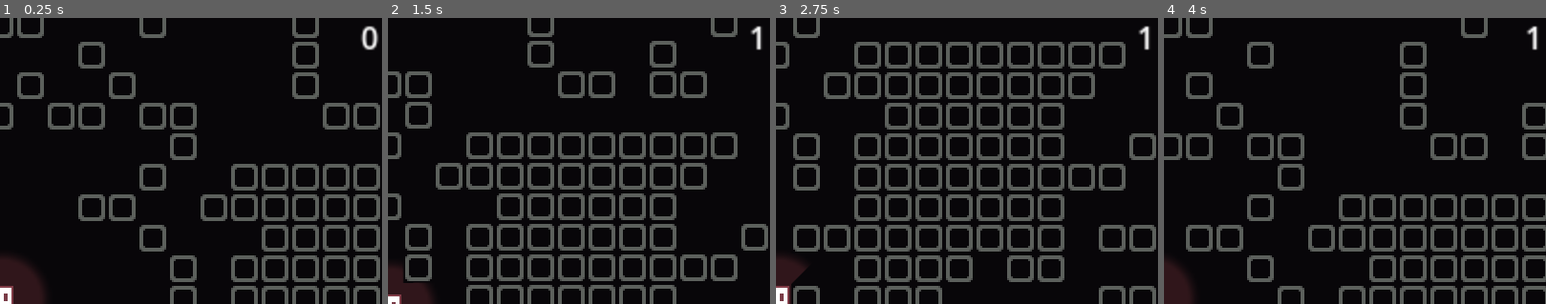
Above: before the commit, frames 1-4 (left to right).
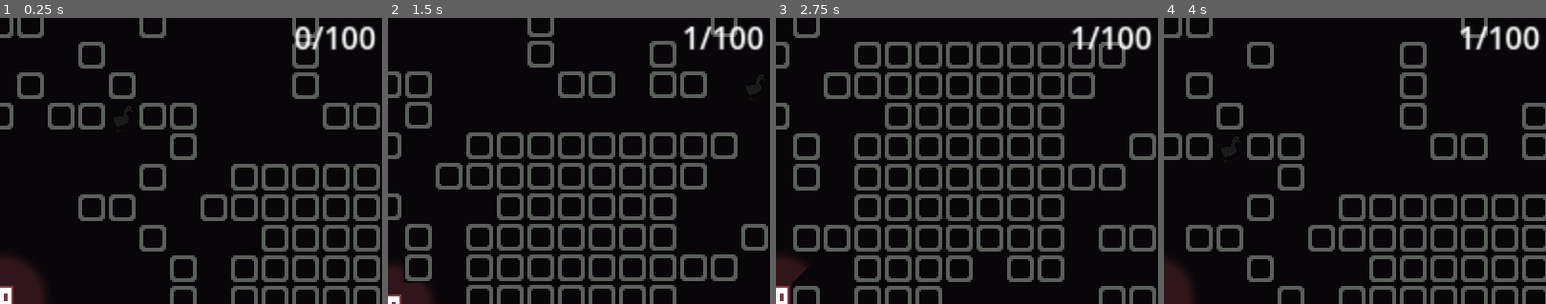
Above: after the commit, the same moments.

Repository: Tyler4Jacobson/JUNE26-GAME-JAM
Game: Godot game, scene res://scenes/game.tscn
Two runs of this game, one before a commit and one after it. Both use one fixed random seed, a clock stepped at 60 frames per second and the inputs below.
Inputs:
- Up to frame 1 (0.25 s): no input
- Up to frame 2 (1.5 s): tap Enter (ui_accept) at 0.5, 0.77 s; hold Right (ui_right) 0.53-1.28 s; hold Down (ui_down) from 1.28 s (still down)
- Up to frame 3 (2.75 s): tap Enter (ui_accept) at 1.52 s; release Down (ui_down) at 2.03 s; hold Right (ui_right) from 2.03 s (still down)
- Up to frame 4 (4 s): tap Enter (ui_accept) at 2.75, 3.02, 3.77 s; release Right (ui_right) at 2.78 s; hold Up (ui_up) 2.78-3.53 s; hold Left (ui_left) from 3.53 s (still down)
The pictures show only the part of the screen within x 50-100%, y 1-51%; the shares and areas given below are measured in that part.

The runs differ from the first frame. In frame 1, 1.2% of the frame differs, in the area x 77-100%, y 2-12%; in frame 2, 1.0%; in frame 3, 1.0%; in frame 4, 1.0%.

Commit message:
cleaning code

Diff:
--- a/scenes/killzone.tscn
+++ b/scenes/killzone.tscn
@@ -3,7 +3,7 @@
 [ext_resource type="Script" uid="uid://dflbo2dnlw23e" path="res://scripts/killzone.gd" id="1_xlapc"]
 
 [node name="killzone" type="Area2D" unique_id=529712816]
-collision_mask = 3
+collision_mask = 2
 script = ExtResource("1_xlapc")
 
 [node name="Timer" type="Timer" parent="." unique_id=1959630146]
--- a/scenes/player.tscn
+++ b/scenes/player.tscn
@@ -40,11 +40,11 @@
 zoom = Vector2(2, 2)
 
 [node name="score" type="Label" parent="Camera2D" unique_id=486832586]
-offset_left = 159.0
+offset_left = 143.0
 offset_top = -149.0
-offset_right = 199.0
+offset_right = 197.0
 offset_bottom = -126.0
-text = "0"
+text = "0/MAX"
 horizontal_alignment = 2
 
 [node name="CollisionShape2D" type="CollisionShape2D" parent="." unique_id=1278099715]
--- a/scripts/enemy.gd
+++ b/scripts/enemy.gd
@@ -10,13 +10,21 @@
 var sprite_node_pos_tween: Tween
 var timer = 0.0
 
+var agro_flag: bool = false
+var agro_range: int = 10
+var follow_range: int = 20
+
 
 # Called every frame. 'delta' is the elapsed time since the previous frame.
 func _physics_process(delta: float) -> void:
-	#print(tile_map.get_children())
+	move_manager(delta)
+
+func move_manager(delta: float) -> void:
+	if player == null or astar_grid == null or tile_map == null:
+		return
+
 	var interval = 0.5
 	# If the player moves, update the path
-	# TODO: This feels really cheap and messy
 	if is_moving:
 		timer += delta
 		if timer >= interval:
@@ -25,13 +33,60 @@
 		return
 	move()
 
+# Move enemy one step toward player along AStar Path
+func move() -> void:
+	# global positions into tile_map's local space
+	var local_enemy_pos = tile_map.to_local(global_position)
+	var local_player_pos = tile_map.to_local(player.global_position)
+
+	# grid coordinates
+	var start_cell = tile_map.local_to_map(local_enemy_pos)
+	var target_cell = tile_map.local_to_map(local_player_pos)
+	var path = astar_grid.get_id_path(start_cell, target_cell)
+
+	# Stop movement if player is out of range
+	# The range is increased when the player gets close
+	# Then the enemy is agrovated
+	if agro_flag:
+		if path.size() > follow_range:
+			is_moving = false
+			agro_flag = false
+			return
+	else:
+		if path.size() > agro_range:
+			is_moving = false
+			agro_flag = false
+			return
+
+	# Take next step along the path
+	var original_position = path.pop_front()
+	if path.is_empty():
+		return
+	var next_position = path[0]
+
+	# stop next to other enemies
+	if is_cell_occupied(next_position):
+		is_moving = true
+		return
+
+	global_position = tile_map.map_to_local(next_position)
+	sprite_2d.global_position = tile_map.map_to_local(original_position)
+
+	# make the enemy sprite slide nicely
+	if sprite_node_pos_tween:
+		sprite_node_pos_tween.kill()
+	sprite_node_pos_tween = create_tween()
+	sprite_node_pos_tween.set_process_mode(Tween.TWEEN_PROCESS_PHYSICS)
+	sprite_node_pos_tween.tween_property(sprite_2d, "global_position", global_position, 0.185)
+
+	is_moving = true
+	agro_flag = true
+
 # Check if a cell holds the player or an enemy
 func is_cell_occupied(target_cell: Vector2i) -> bool:
 	for sibling in get_parent().get_children():
-		if sibling == self:	# or sibling == player
-			continue
-
-		if not sibling.has_method("move"):
+		# skip cells containing the enemy or player
+		if sibling == self or (not sibling.has_method("move")):
 			continue
 
 		# real-world position into grid coordinates
@@ -44,57 +99,3 @@
 
 	# not occupied
 	return false
-
-# Move enemy one step toward player along AStar Path
-func move() -> void:
-	if player == null or astar_grid == null or tile_map == null:
-		return
-
-	# global positions into tile_map's local space
-	var local_enemy_pos = tile_map.to_local(global_position)
-	var local_player_pos = tile_map.to_local(player.global_position)
-
-	# grid coordinates
-	var start_cell = tile_map.local_to_map(local_enemy_pos)
-	var target_cell = tile_map.local_to_map(local_player_pos)
-
-	var path = astar_grid.get_id_path(start_cell, target_cell)
-
-	# Stop movement if player is out of range
-	# TODO: Maybe a smaller 'agro' range, but then a greater range that it will continue to follow for
-	if path.size() > 10:
-		is_moving = false
-		return
-
-	# Take next step along the path
-	var original_position = path.pop_front()
-
-	if path.is_empty():
-		#print("can't find path")
-		return
-
-	var next_position = path[0]
-
-	# stop next to other enemies
-	if is_cell_occupied(next_position):
-		is_moving = true
-		return
-
-	# stop next to player
-	#if next_position == target_cell:
-		#is_moving = true
-		#return
-
-	global_position = tile_map.map_to_local(next_position)
-	sprite_2d.global_position = tile_map.map_to_local(original_position)
-
-	if sprite_node_pos_tween:
-		sprite_node_pos_tween.kill()
-	sprite_node_pos_tween = create_tween()
-	sprite_node_pos_tween.set_process_mode(Tween.TWEEN_PROCESS_PHYSICS)
-	sprite_node_pos_tween.tween_property(sprite_2d, "global_position", global_position, 0.185)
-
-	#print("original_position = ", original_position)
-	#print("next_position = ", path[0])
-
-	is_moving = true
--- a/scripts/game.gd
+++ b/scripts/game.gd
@@ -45,7 +45,7 @@
 	assign_data_to_spawned_scenes()
 
 	#place collectibles
-	var coin_count = 50
+	var coin_count = game_manager.get_coin_count()
 	for x in range(coin_count):
 		if not safe_spots.is_empty():
 			var location = safe_spots.pop_back()
--- a/scripts/game_manager.gd
+++ b/scripts/game_manager.gd
@@ -3,6 +3,7 @@
 class_name game_manager
 
 static var score: int = 0
+static var coin_count: int = 100
 
 func _ready() -> void:
 	score = 0
@@ -12,3 +13,6 @@
 
 static func get_score() -> int:
 	return score
+
+static func get_coin_count() -> int:
+	return coin_count
--- a/scripts/killzone.gd
+++ b/scripts/killzone.gd
@@ -2,11 +2,10 @@
 
 @onready var timer = $Timer
 
+# killzone collision mask on layer 2
+# same as the player layer
 func _on_body_entered(body: Node2D) -> void:
-	#print(body.name)
-	if (body.name == "player"):
-		#print("You died!!!")
-		timer.start()
+	timer.start()
 
 func _on_timer_timeout():
 	get_tree().reload_current_scene()
--- a/scripts/player.gd
+++ b/scripts/player.gd
@@ -28,6 +28,7 @@
 		update_light(false)
 
 	display_score()
+	#print(game_manager.get_score())
 	movement_manager(delta)
 
 func movement_manager(delta: float) -> void:
@@ -93,4 +94,6 @@
 		point_light_2d.color = small_light_color
 
 func display_score() -> void:
-	score_label.text = str(game_manager.get_score())
+	var score = game_manager.get_score()
+	var max_score = game_manager.get_coin_count()
+	score_label.text = str(score, "/", max_score)
